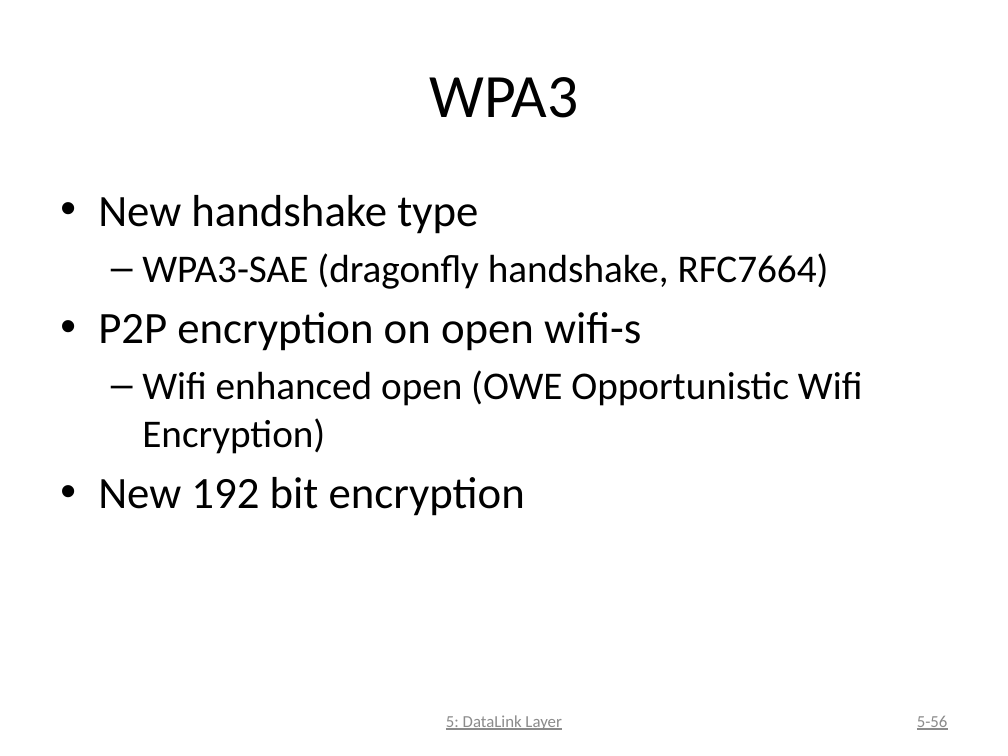
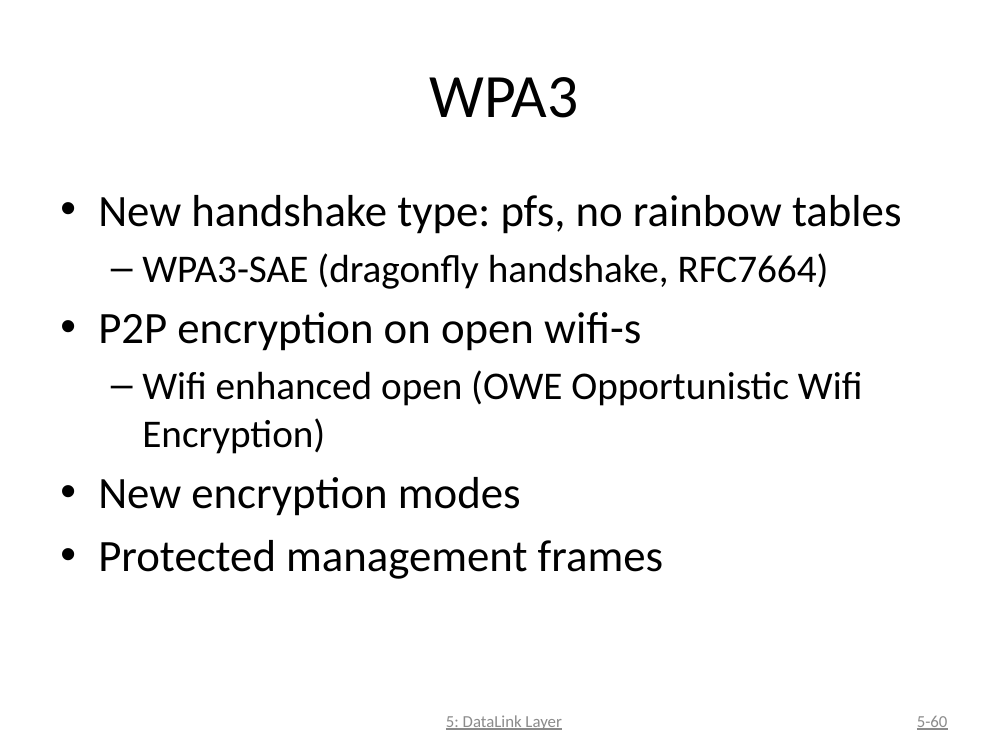
Before and after one commit to DeMaCS-UNICAL/NetworkSecurity, a slide deck: slide 60 of slides/LAYER2-ISSUES.pptx (slide 56 before the commit). Drawn at 1008x756 pixels with LibreOffice and Linux fonts; fonts in the diff are those of the drawing. Boxes give left, top, right and bottom in pixels: in the first picture for what was removed or moved away, otherwise in the second. Text is boxed around its words. In the diff, an @@ line names an element or a change of style, - is before the commit and + after.

```diff
--- a/slides/LAYER2-ISSUES.pptx
+++ b/slides/LAYER2-ISSUES.pptx
@@ text at [98, 195, 902, 234]: text changed @@
-• New handshake type
+• New handshake type: pfs, no rainbow tables
@@ text at [98, 477, 663, 579]: text changed @@
-• New 192 bit encryption
+• New encryption modes
+• Protected management frames
@@ page number at [917, 716, 948, 730]: text changed @@
-5-56
+5-60
```
Also in this commit, not shown: 4 other slides changed, 4 slides added.
